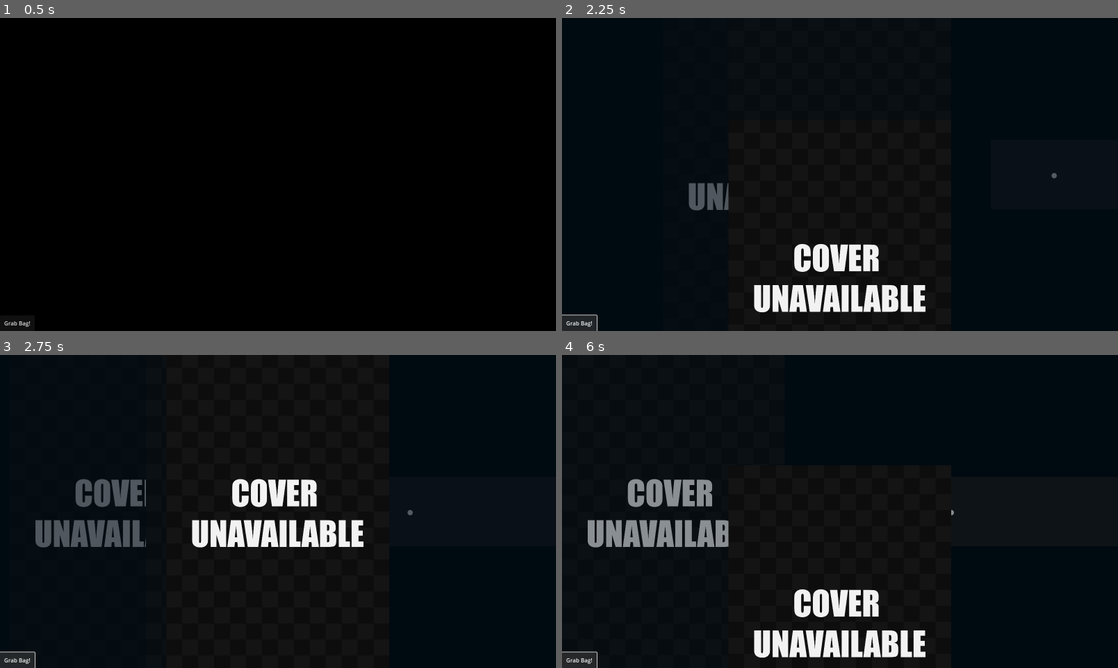
Above: before the commit, frames 1-4 (two rows, left to right).
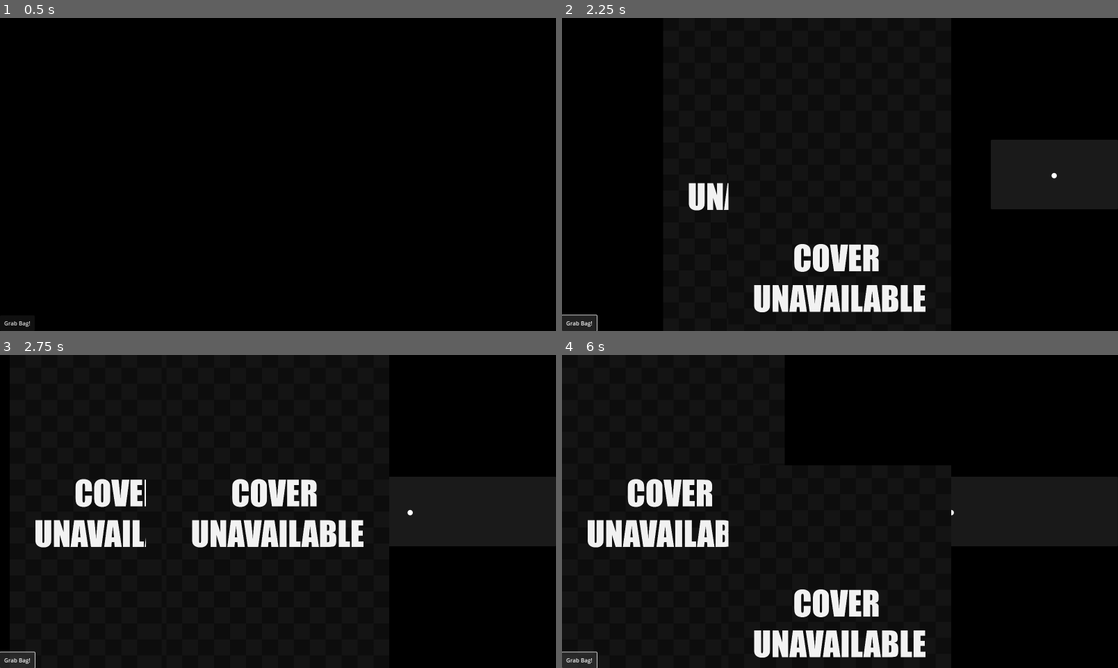
Above: after the commit, the same moments.

Repository: carter-lilley/game_shuffler
Game: Godot game, scene res://Scenes/modes/mode_grabbag.tscn
Two runs of this game, one before a commit and one after it. Both use one fixed random seed, a clock stepped at 60 frames per second and the inputs below. This scene is started directly instead of the project's main scene.
Inputs:
- Up to frame 1 (0.5 s): no input
- Up to frame 2 (2.25 s): click "Grab Bag!" at 0.5 s; click "Grab Bag!" at 1.25 s; click "Grab Bag!" at 2 s
- Up to frame 3 (2.75 s): no input
- Up to frame 4 (6 s): tap Enter at 5.75 s

Frame 1 is identical in both runs. In frame 2, 0.5% of the frame differs, in the area x 22-89%, y 49-62%; in frame 3, 2.2%; in frame 4, 2.8%, in the area x 4-71%, y 39-62%.
Error before the commit: Modulo by zero error in operator '%'. (res://Scripts/mode_grabbag.gd:188)
Error after the commit: Modulo by zero error in operator '%'. (res://Scripts/mode_grabbag.gd:191)

Commit message:
IGDB notifs only happen on first launch

Diff:
--- a/Scenes/notifs/notif_intro.tscn
+++ b/Scenes/notifs/notif_intro.tscn
@@ -26,6 +26,7 @@
 script = ExtResource("1_mkhu7")
 
 [node name="Back" type="Panel" parent="."]
+visible = false
 modulate = Color(0, 0.430994, 0.866714, 0.713726)
 layout_mode = 1
 anchors_preset = 15
--- a/Scripts/mode_grabbag.gd
+++ b/Scripts/mode_grabbag.gd
@@ -32,11 +32,7 @@
 	var pssuspend_path = ProjectSettings.globalize_path("res://tools/pssuspend.exe")
 	var curr_id = randi() % user_settings.bag_size
 	print("Current game: ",prc_list[curr_id]["name"]," Current_ID: ", curr_id, " Last_PID: ", last_pid)
-	var game_qry = await IGDB.query_game(prc_list[curr_id]["name"],prc_list[curr_id]["plat"])
-	if game_qry["name"] == "":
-		notifman.notif_intro(game_qry["tex"], prc_list[curr_id]["name"], str(prc_list[curr_id]["plat"]), str(game_qry["release"]))
-	else:
-		notifman.notif_intro(game_qry["tex"], game_qry["name"], str(prc_list[curr_id]["plat"]), str(game_qry["release"]))
+
 	for prc_info in prc_list:
 	#suspend all active processes..
 		if prc_info["pid"] == last_pid:
@@ -54,6 +50,11 @@
 				if prc_info["pid"] != 0:
 					prc_info["active"] = true
 					print("Creating Process: ", prc_info["pid"])
+					var game_qry = await IGDB.query_game(prc_list[curr_id]["name"],prc_list[curr_id]["plat"])
+					if game_qry["name"] == "":
+						notifman.notif_intro(game_qry["tex"], prc_list[curr_id]["name"], str(prc_list[curr_id]["plat"]), str(game_qry["release"]))
+					else:
+						notifman.notif_intro(game_qry["tex"], game_qry["name"], str(prc_list[curr_id]["plat"]), str(game_qry["release"]))
 				else:
 					print("Failed to create new process.")
 			else:
@@ -65,6 +66,8 @@
 						print("Failed to resume process: ", prc_info["pid"])
 					else:
 						print("Resuming Process: ", prc_info["pid"])
+				else:
+					pass
 	#print(prc_list)
 	last_pid = prc_list[curr_id]["pid"]
 	bringWindowToFront(prc_list[curr_id]["pid"])
--- a/Scripts/user_settings.gd
+++ b/Scripts/user_settings.gd
@@ -1,8 +1,8 @@
 extends Node
 
 var bag_size: int = 12
-var round_time_min : float = 8.0
-var round_time_max : float = 8.0
+var round_time_min : float = 10.0
+var round_time_max : float = 45.0
 #-------------------------------
 var rom_dir: String = "Z:\\roms"
 #--------- RA
